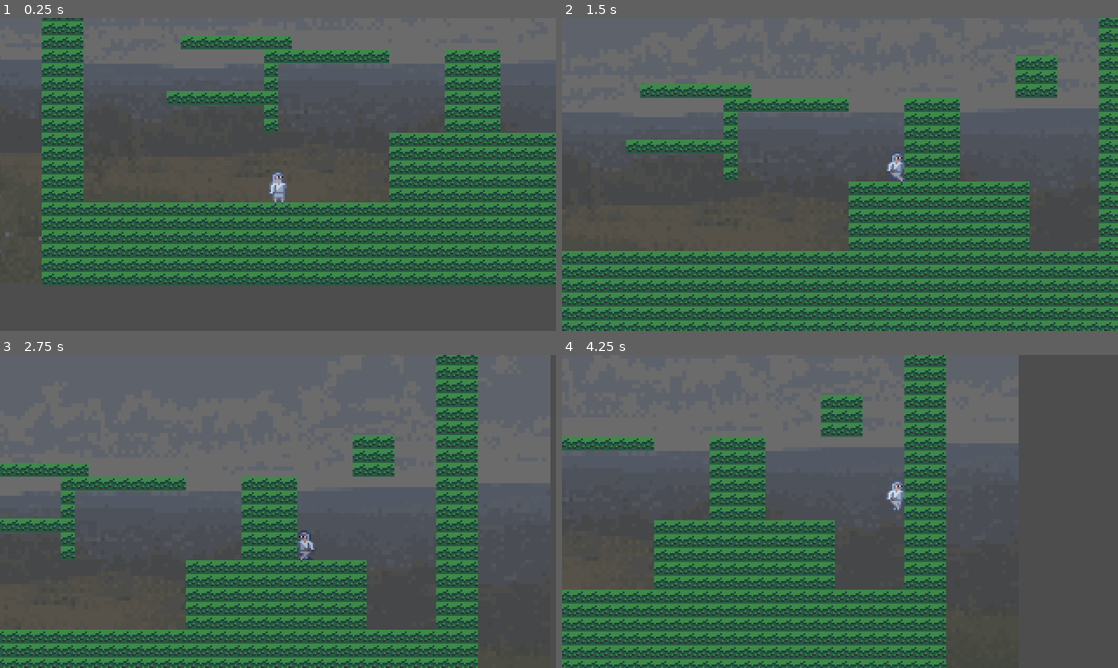
Above: before the commit, frames 1-4 (two rows, left to right).
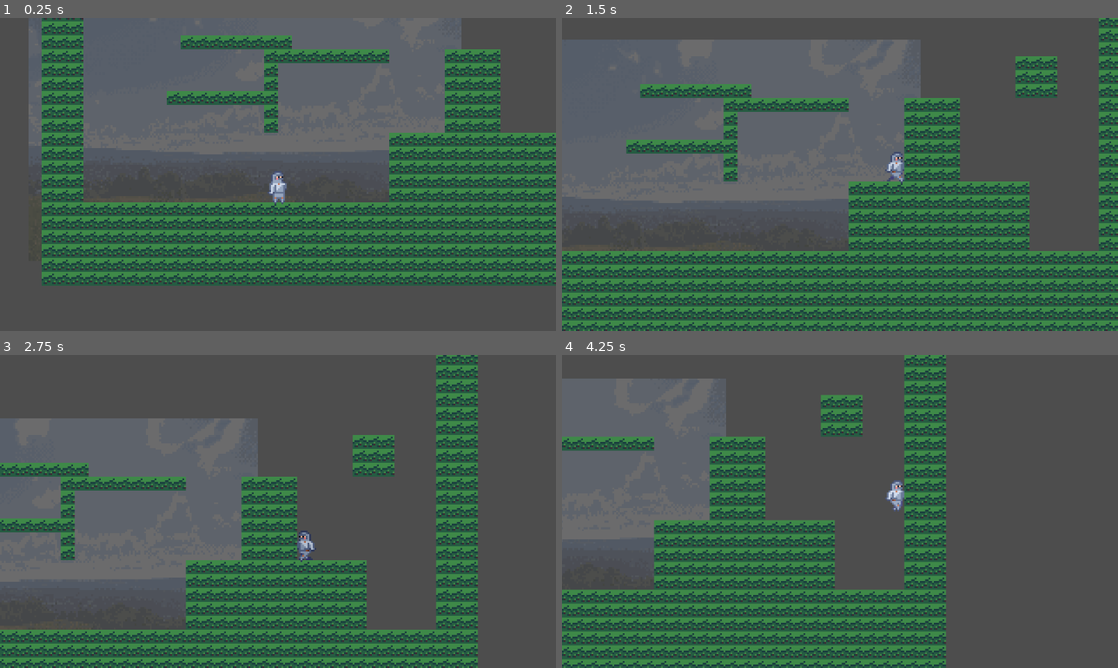
Above: after the commit, the same moments.

Repository: if25b180/risk-of-pain
Game: Godot game, scene res://scenes/levels/game.tscn
Two runs of this game, one before a commit and one after it. Both use one fixed random seed, a clock stepped at 60 frames per second and the inputs below.
Inputs:
- Up to frame 1 (0.25 s): no input
- Up to frame 2 (1.5 s): tap Enter at 0.5 s; hold D (move_right) from 0.53 s (still down); tap Space (jump) at 0.77 s
- Up to frame 3 (2.75 s): tap Space (jump) at 1.52 s; release D (move_right) at 2.03 s; hold A (move_left) from 2.03 s (still down)
- Up to frame 4 (4.25 s): release A (move_left) at 2.78 s; hold D (move_right) from 2.78 s (still down); tap Space (jump) at 3.02, 3.77 s

The runs differ from the first frame. In frame 1, 13% of the frame differs, in the area x 0-100%, y 0-72%; in frame 2, 21%; in frame 3, 33%, in the area x 0-99%, y 0-82%; in frame 4, 18%.

Commit message:
added sounds von Gigagum
Thanks GigaGum :3

Diff:
--- a/project.godot
+++ b/project.godot
@@ -19,8 +19,8 @@
 
 window/size/viewport_width=320
 window/size/viewport_height=180
-window/size/window_width_override=1280
-window/size/window_height_override=720
+window/size/window_width_override=1920
+window/size/window_height_override=1080
 window/stretch/mode="canvas_items"
 
 [input]
--- a/scenes/levels/game.tscn
+++ b/scenes/levels/game.tscn
@@ -119,8 +119,8 @@
 z_index = -2
 texture_filter = 1
 texture_repeat = 3
-position = Vector2(102.304886, 33.860588)
-scale = Vector2(0.45976576, 0.45976573)
+position = Vector2(85.00001, 100)
+scale = Vector2(0.20738287, 0.22874865)
 texture = ExtResource("2_61jgc")
 
 [node name="Player" parent="." unique_id=1588611632 instance=ExtResource("2_eqihu")]
--- a/scripts/player.gd
+++ b/scripts/player.gd
@@ -2,6 +2,7 @@
 
 @onready var animation = $AnimationPlayer
 @onready var sprite = $Sprite2D
+
 
 @export var speed := 200.0
 @export var gravity := 900.0
Not shown, added: sounds/SFX/EnemyDamage.wav.import
Not shown, added: sounds/SFX/ExplosionBlastAttack.wav.import
Not shown, added: sounds/SFX/Jump.wav.import
Not shown, added: sounds/SFX/Knockingondoor_brauchenwirnedaberhatsichlustigangehrthahalolrofl.wav.import
Not shown, added: sounds/SFX/Parry.wav.import
Not shown, added: sounds/SFX/PlayerDamage.wav.import
Not shown, added: sounds/SFX/SwordSwing.wav.import
Not shown, added: sounds/SFX/walk.wav.import
Not shown, added: sounds/SFX/EnemyDamage.wav
Not shown, added: sounds/SFX/ExplosionBlastAttack.wav
Not shown, added: sounds/SFX/Jump.wav
Not shown, added: sounds/SFX/Knockingondoor_brauchenwirnedaberhatsichlustigangehrthahalolrofl.wav
(and 4 more such lines)
